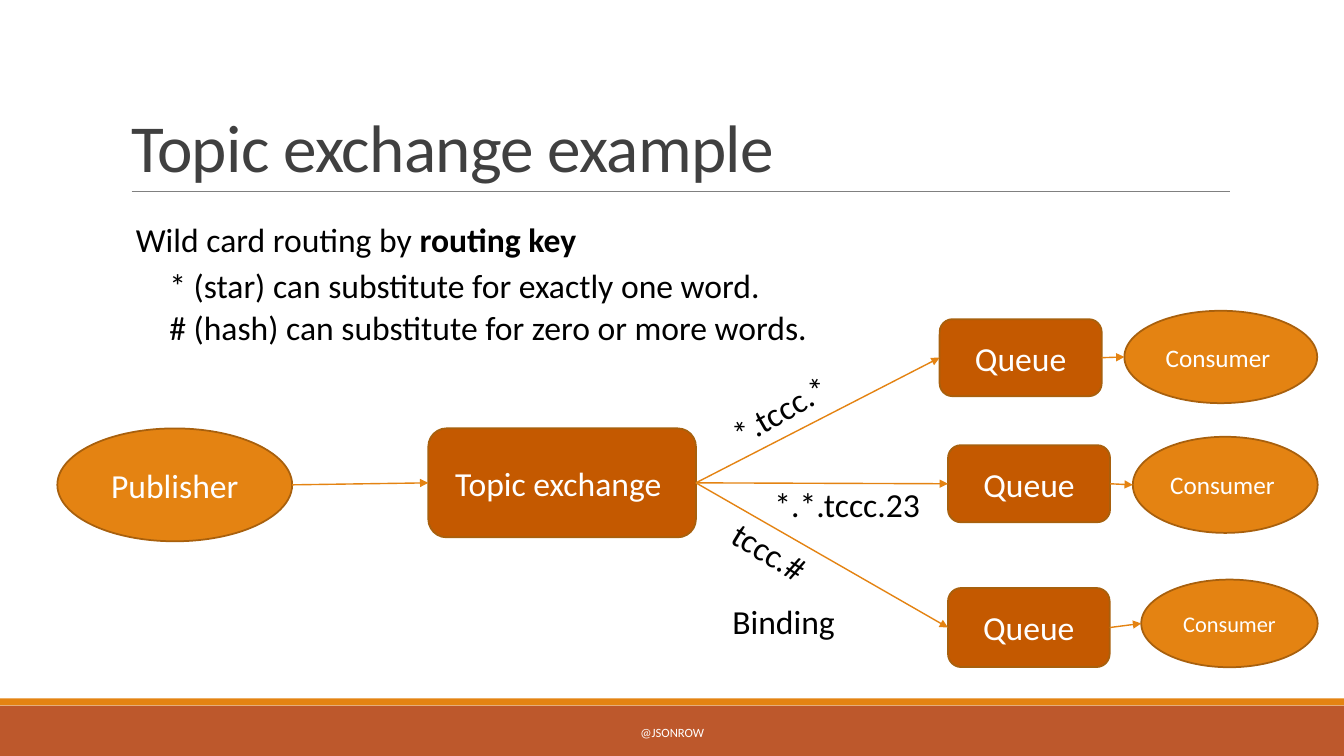
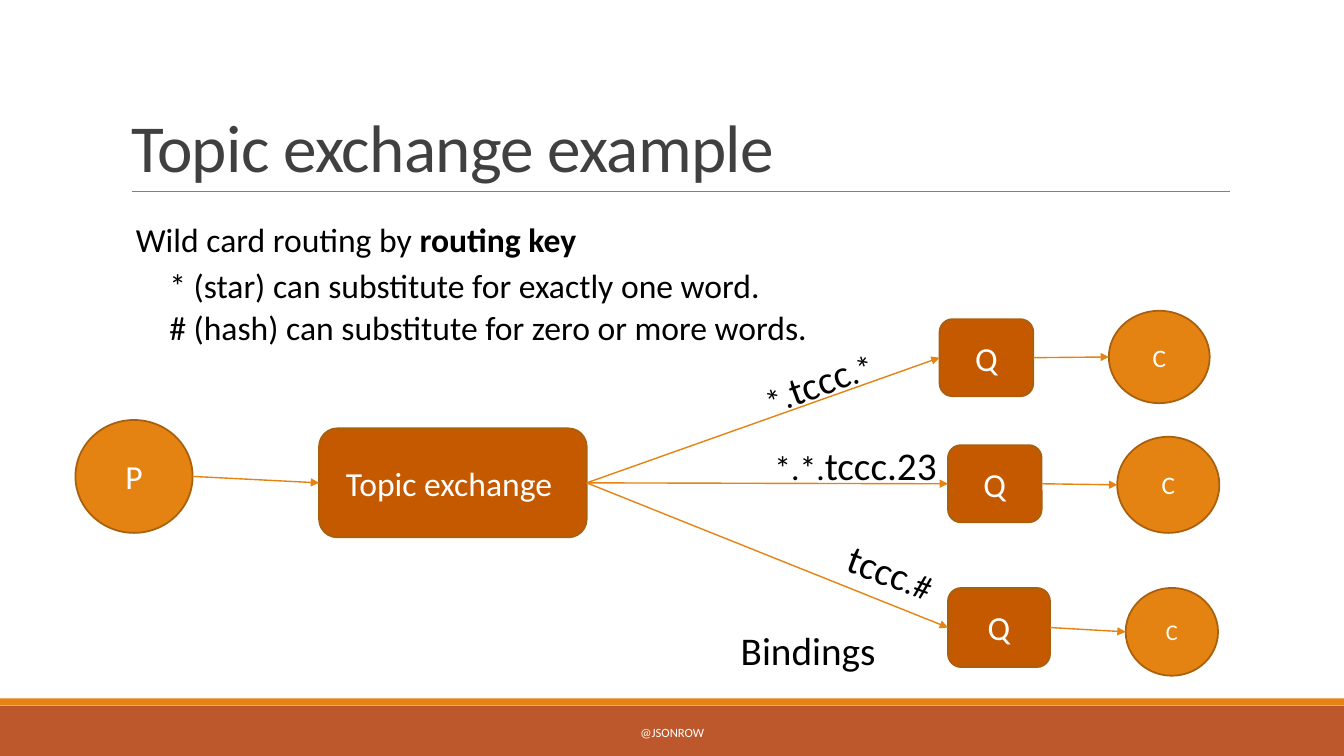
Before and after one commit to JasonRowe/TCCC23, a slide deck: slide 17 of Microservice_plumbing_with_RabbitMQ.pptx (slide 12 before the commit). Drawn at 1344x756 pixels with LibreOffice and Linux fonts; fonts in the diff are those of the drawing. Boxes give left, top, right and bottom in pixels: in the first picture for what was removed or moved away, otherwise in the second. Text is boxed around its words. In the diff, an @@ line names an element or a change of style, - is before the commit and + after.

```diff
--- a/Microservice_plumbing_with_RabbitMQ.pptx
+++ b/Microservice_plumbing_with_RabbitMQ.pptx
@@ text "*.tccc.*": place and size @@
-text "*.tccc.*" at [714, 294, 958, 463]
+text "*.tccc.*" at [747, 291, 1003, 432]
@@ text "*.tccc.*" at [747, 291, 1003, 432]: size 24 to 28 pt in "*.tccc.*"; rotation 330 to 340 degrees @@
@@ rounded rectangle "Q": place and size @@
-rounded rectangle "Q" at [940, 320, 1102, 396]
+rounded rectangle "Q" at [940, 320, 1033, 396]
@@ ellipse "C": place and size @@
-ellipse "C" at [1124, 311, 1317, 403]
+ellipse "C" at [1109, 311, 1210, 403]
@@ arrow moved from (696, 483) - (940, 358) to (587, 483) - (940, 358) @@
@@ text in rounded rectangle at [975, 349, 998, 376]: text changed @@
-Queue
+Q
@@ arrow moved from (1102, 358) - (1124, 357) to (1033, 358) - (1109, 357) @@
@@ text in ellipse at [1153, 350, 1166, 367]: text changed @@
-Consumer
+C
@@ ellipse "P": place and size @@
-ellipse "P" at [57, 429, 292, 541]
+ellipse "P" at [76, 420, 193, 533]
@@ rounded rectangle "Topic exchange": place and size @@
-rounded rectangle "Topic exchange" at [429, 429, 696, 537]
+rounded rectangle "Topic exchange" at [319, 429, 586, 537]
@@ text "*.*.tccc.23": place and size @@
-text "*.*.tccc.23" at [774, 493, 920, 518]
+text "*.*.tccc.23" at [825, 454, 937, 485]
@@ text "*.*.tccc.23" at [825, 454, 937, 485]: size 24 to 28 pt in "*.*.tccc.23" @@
@@ rounded rectangle "Q": place and size @@
-rounded rectangle "Q" at [948, 446, 1110, 523]
+rounded rectangle "Q" at [948, 446, 1042, 523]
@@ ellipse "C": place and size @@
-ellipse "C" at [1133, 437, 1318, 532]
+ellipse "C" at [1117, 437, 1219, 532]
@@ text in ellipse at [125, 467, 142, 489]: text changed @@
-Publisher
+P
@@ arrow moved from (292, 485) - (429, 483) to (193, 477) - (319, 483) @@
@@ text in rounded rectangle at [983, 475, 1006, 502]: text changed @@
-Queue
+Q
@@ text in ellipse at [1162, 477, 1175, 494]: text changed @@
-Consumer
+C
@@ arrow moved from (696, 483) - (948, 628) to (587, 483) - (948, 628) @@
@@ arrow moved from (696, 483) - (948, 484) to (587, 483) - (948, 484) @@
@@ arrow moved from (1110, 484) - (1133, 485) to (1042, 484) - (1117, 485) @@
@@ text "tccc.#": place and size @@
-text "tccc.#" at [714, 504, 956, 678]
+text "tccc.#" at [844, 548, 902, 596]
@@ text "tccc.#" at [844, 548, 902, 596]: size 24 to 28 pt in "tccc.#"; rotation 31 to 20 degrees @@
@@ rounded rectangle "Q": place and size @@
-rounded rectangle "Q" at [948, 588, 1109, 667]
+rounded rectangle "Q" at [948, 588, 1050, 667]
@@ ellipse "C": place and size @@
-ellipse "C" at [1141, 580, 1318, 667]
+ellipse "C" at [1125, 588, 1218, 676]
@@ text in rounded rectangle at [988, 618, 1011, 645]: text changed @@
-Queue
+Q
@@ arrow moved from (1110, 628) - (1141, 624) to (1050, 628) - (1125, 632) @@
@@ text in ellipse at [1166, 625, 1178, 640]: text changed @@
-Consumer
+C
@@ text at [741, 637, 876, 672]: text changed; size 24 to 28 pt @@
-Binding
+Bindings
```
Also in this commit, not shown: 10 other slides changed, 3 slides added, 11 slides removed, 5 other files.
